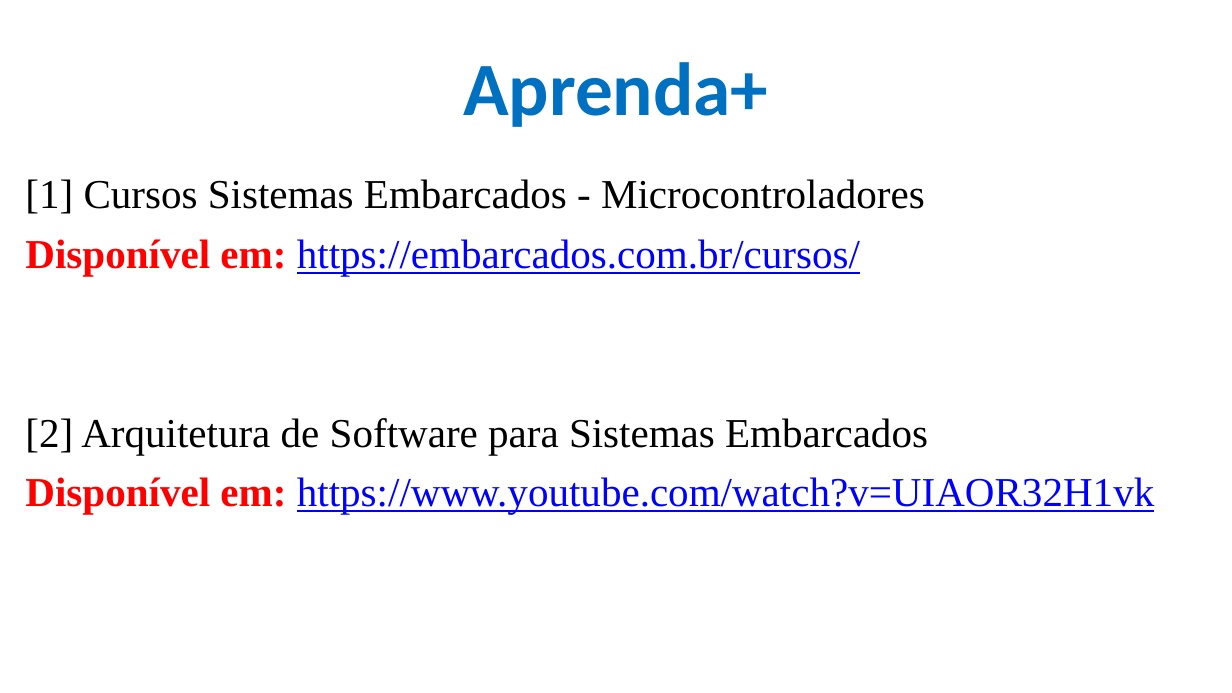
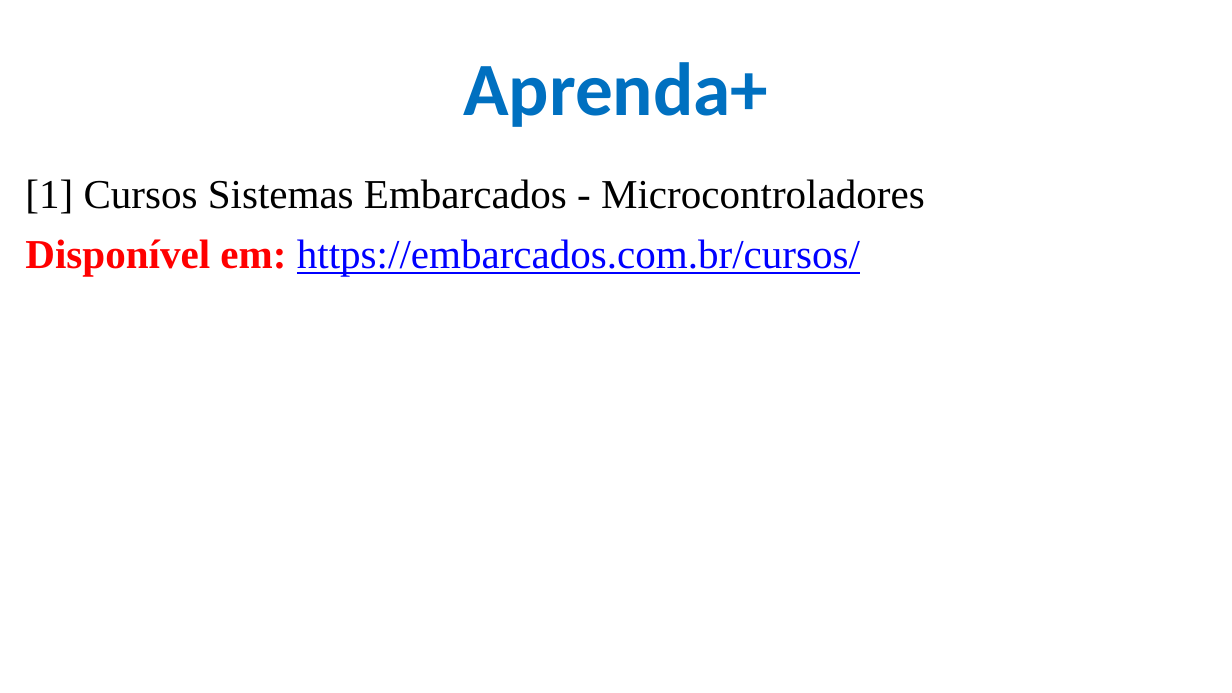
Before and after one commit to CloudEducationBrazil/WydenArea1ProgramacaoMicrocontroladores, a slide deck: slide 12 of 01 Classes/Aula 03.1 - Programação Microcontroladores - Arduino Tinkercad - Prática.pptx. Drawn at 1232x693 pixels with LibreOffice and Linux fonts; fonts in the diff are those of the drawing; background and template pictures are left out. Boxes give left, top, right and bottom in pixels: in the first picture for what was removed or moved away, otherwise in the second. Text is boxed around its words. In the diff, an @@ line names an element or a change of style, - is before the commit and + after.

```diff
--- a/01 Classes/Aula 03.1 - Programação Microcontroladores - Arduino Tinkercad - Prática.pptx
+++ b/01 Classes/Aula 03.1 - Programação Microcontroladores - Arduino Tinkercad - Prática.pptx
@@ text at box(25, 418, 1154, 514): paragraphs removed @@
-[2] Arquitetura de Software para Sistemas Embarcados
-Disponível em: https://www.youtube.com/watch?v=UIAOR32H1vk
```
Also in this commit, not shown: 1 other slide changed, 1 other file.
